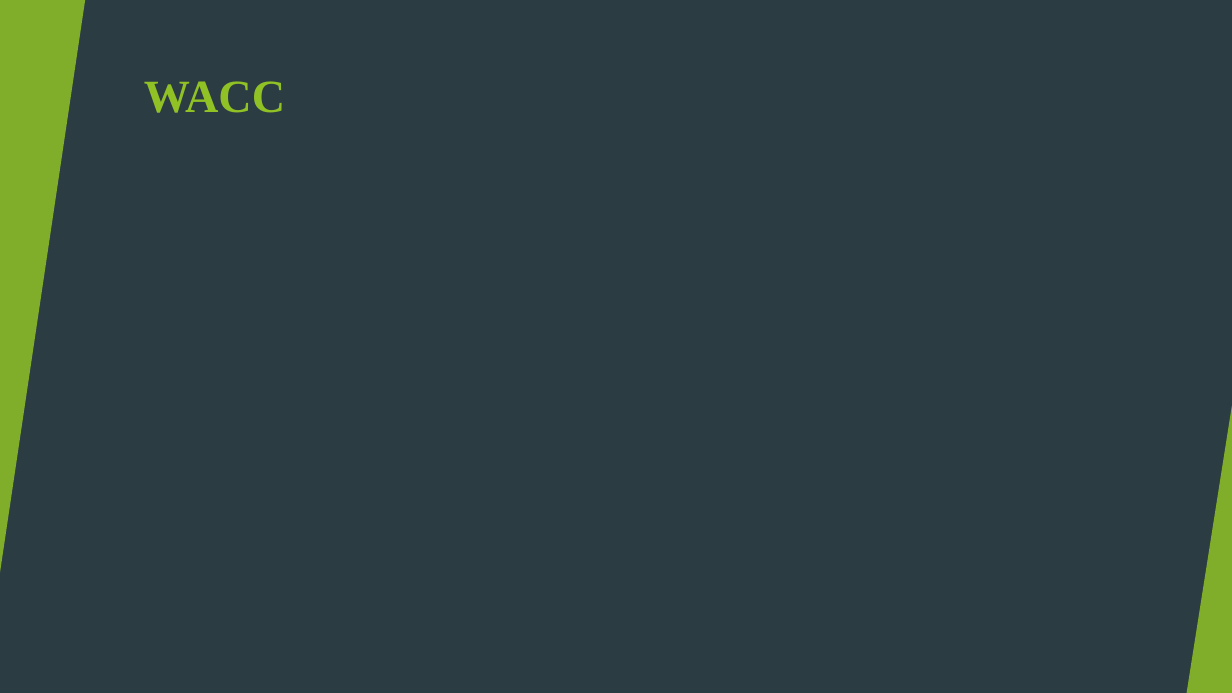
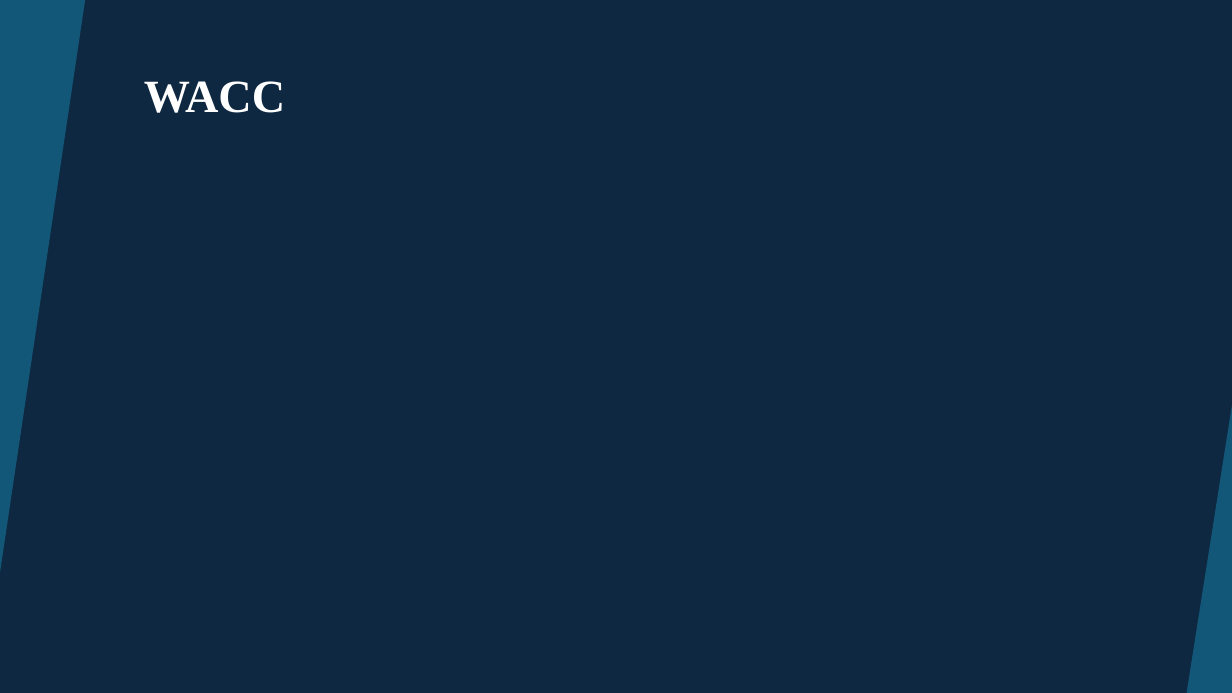
Before and after one commit to koutsompinask/MSC, a slide deck: slide 9 of semester C/Financial_Analysis/Kri-Kri-Analysis-Koutsompinas.pptx (slide 6 before the commit). Drawn at 1232x693 pixels with LibreOffice and Linux fonts; fonts in the diff are those of the drawing; grey boxes stand for pictures. Boxes give left, top, right and bottom in pixels: in the first picture for what was removed or moved away, otherwise in the second. Text is boxed around its words. In the diff, an @@ line names an element or a change of style, - is before the commit and + after.

```diff
--- a/semester C/Financial_Analysis/Kri-Kri-Analysis-Koutsompinas.pptx
+++ b/semester C/Financial_Analysis/Kri-Kri-Analysis-Koutsompinas.pptx
@@ background #2C3C43 to #0E2841 @@
@@ rectangle at box(0, 0, 1232, 693): fill #2C3C43 to #0E2841 @@
@@ freeform shape at box(928, 0, 1232, 693): fill #90C226 at 30% opacity to #156082 at 30% opacity @@
@@ freeform shape at box(944, 0, 1232, 693): fill #3F7819 at 70% opacity to #C04F15 at 70% opacity @@
@@ freeform shape at box(970, 0, 1232, 693): fill #90C226 at 20% opacity to #156082 at 20% opacity @@
@@ freeform shape at box(1102, 0, 1232, 693): fill #C0E474 at 70% opacity to #46B1E1 at 70% opacity @@
@@ freeform shape at box(1105, 0, 1232, 693): fill #90C226 at 65% opacity to #156082 at 65% opacity @@
@@ title "WACC" at box(144, 81, 285, 113): text colour #90C226 to #FFFFFF @@
@@ triangle at box(903, 308, 1232, 693): fill #54A021 at 72% opacity to #E97132 at 72% opacity @@
@@ triangle at box(1048, 363, 1232, 693): fill #90C226 at 80% opacity to #156082 at 80% opacity @@
@@ fill #90C226 at 85% opacity to #156082 at 85% opacity in 3 elements at box(0, 0, 85, 573), box(1187, 406, 1232, 693), box(0, 406, 45, 693) @@
```
Also in this commit, not shown: 5 other slides changed, 17 slides added, 1 other file.
